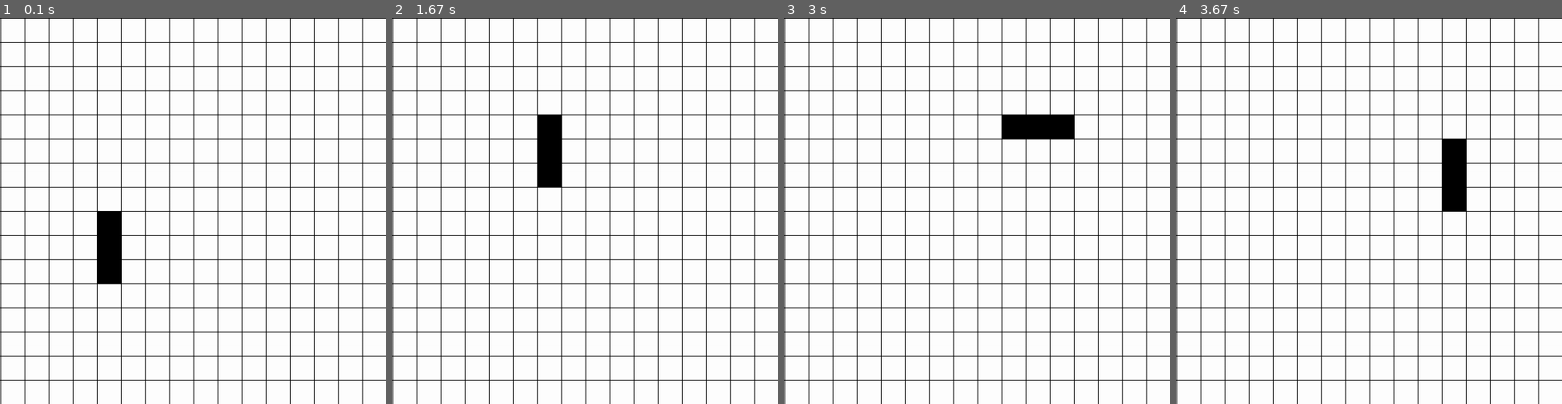
Above: before the commit, frames 1-4 (left to right).
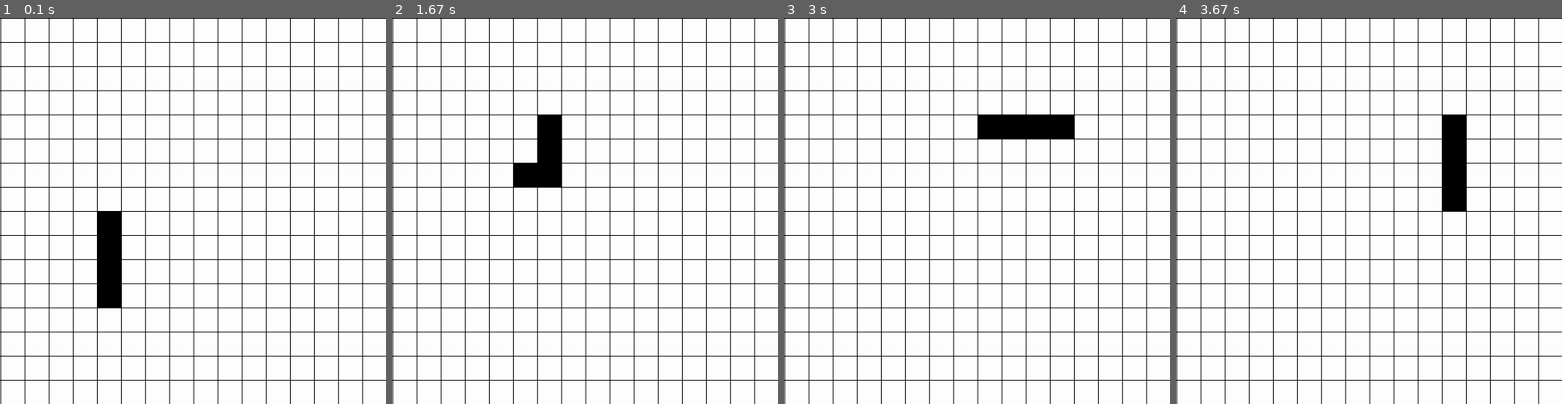
Above: after the commit, the same moments.

Repository: pretzelogical/snake-pygame
Game: pygame game, started from main.py
Two runs of this game, one before a commit and one after it. Both use one fixed random seed, a clock stepped at 60 frames per second and the inputs below.
Inputs:
- Up to frame 1 (0.1 s): no input
- Up to frame 2 (1.67 s): hold Right 0.33-0.8 s; hold Up 0.83-1.3 s; hold Right from 1.33 s (still down)
- Up to frame 3 (3 s): release Right at 1.92 s; hold Down from 2.63 s (still down)
- Up to frame 4 (3.67 s): release Down at 3.32 s; hold Left from 3.35 s (still down)
The pictures show only the part of the screen within x 37-87%, y 25-75%; the shares and areas given below are measured in that part.

The runs differ from the first frame. In frame 1, 0.4% of the frame differs, in the area x 25-32%, y 68-76%; in frame 2, 0.4%; in frame 3, 0.4%; in frame 4, 0.4%.

Commit message:
add fruit eating and random spawn

Diff:
--- a/main.py
+++ b/main.py
@@ -86,8 +86,8 @@
         if "pos" in kwargs:
             self.pos = kwargs["pos"]
         else:
-            self.pos = Vector2(random.randint(0, SCREEN_SIZE // GRID_SIZE),
-                               random.randint(0, SCREEN_SIZE // GRID_SIZE))
+            self.pos = Vector2(random.randint(0, 32),
+                               random.randint(0, 32))
 
     @property
     def pos(self):
@@ -142,10 +142,13 @@
     return snake
 
 
-def doCollisions(blocks):
+def doCollisions(blocks, food, score):
     positions = [x.pos for x in blocks]
     # print(positions)
+    foodEaten = False
     for pos in positions:
+        if foodEaten:
+            break
         if positions.count(pos) != 1:
             collided = [x for x in blocks if x.pos == pos]
             if TESTING:
@@ -153,9 +156,17 @@
             if "Food" in [x.__class__.__name__ for x in collided]:
                 if TESTING:
                     print("Food eaten")
+                del [x for x in blocks if x.__class__.__name__ == "Food"][0]
+                blocks = [x for x in blocks if x.__class__.__name__ != "Food"]
+                food = Food(GRID_SIZE, GRID_SIZE, GRID_SIZE, GRID_SIZE)
+                blocks.append(food)
+                score += 1
+                foodEaten = True
             else:
                 if TESTING:
                     print("Snake died")
+
+    return blocks, food, score
 
 
 def main():
@@ -165,13 +176,14 @@
         print("Testing mode")
         frameCount = 0
     clock = pygame.time.Clock()
-    snake = initSnakeBlocks(2)
+    snake = initSnakeBlocks(3)
     food = Food(GRID_SIZE, GRID_SIZE, GRID_SIZE, GRID_SIZE)
     blocks = list(snake) + [food]
     if TESTING:
         print(blocks)
     running = True
     heading = pygame.K_UP
+    score = 0
 
     while running:
         events = pygame.event.get()
@@ -183,11 +195,10 @@
                     print(pygame.key.name(event.key))
                 heading = event.key
 
+        # Game logic
         blocks = list(snake) + [food]
-
-        # Game logic
         Snake.move(heading, snake)
-        doCollisions(blocks)
+        blocks, food, score = doCollisions(blocks, food, score)
 
         # Drawing logic
         screen.fill((255, 255, 255))
